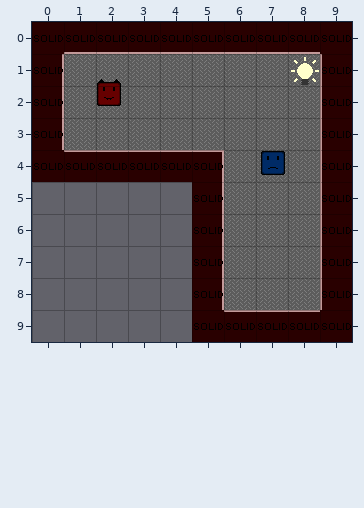
Tiled map, stored at assets/maps/tutorial01.tmx. This is how it looked before the edit.
Cells are 32x32 px. Shown: x 0..9, y 0..9. Tiles whose own drawing changed are shown in their newer look in all pictures.
The same view after the edit:
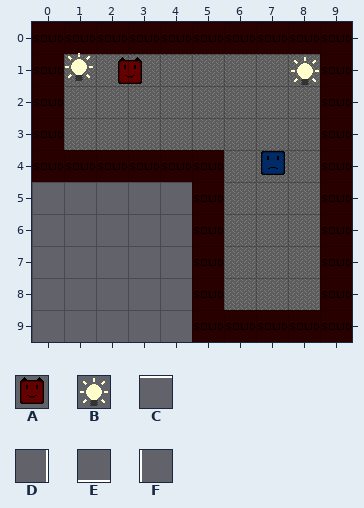
Key: from "tilemap": A 2, B 4, C 8, D 9, E 10, F 11.
_ is an empty cell.
Objects are placed by their top-left corner, in cells (3,4 is the top-left corner of cell 3,4); size is 1x1 cell unless given.
The edit:
Layer "decoration2" (removed):
y 0: x 1..8 EEEEEEEE -> ________
y 1..3: x 0 D -> _; x 9 F -> _
y 4: x 1..5 CCCCC -> _____; x 9 F -> _
y 5..8: x 5 D -> _; x 9 F -> _
y 9: x 6..8 CCC -> ___
Layer "decoration" (removed):
y 4: x 5 D -> _
Layer "objects":
added: B "light" at 1,0.9
changed: A "player" at 1.9,1.8 -> A "player" at 2.6,1.1
Boxes around the changes in both pictures, in picture pixels (x1, y1, x2, y2):
changed: (62, 52, 322, 312)
